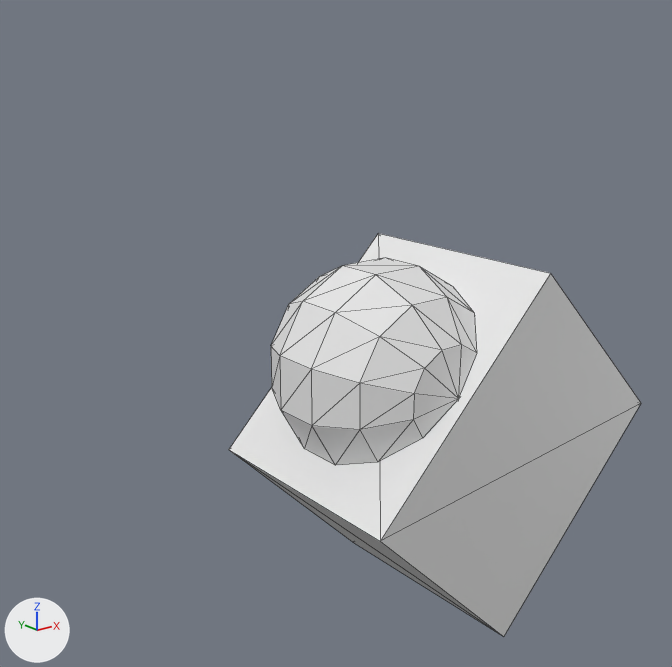
Two versions of the OBJ model assets/meshes/drones/mini5pro/mini5pro__camera.obj, one commit apart.
Before and after are seen from a 50 mm camera at (-0.0755, -0.0182, 0.0607) aimed at (-0.046, 0.0186, 0.046). Arrows for +X, +Y and +Z are at lower left; the lights stay in place. The picture after the commit comes second. Mesh edges are drawn as thin lines. Where no turn or scale is listed for an object, it has been applied to the vertices. Vertices at exactly the same position are counted once.

Script lines for the objects in view, before the commit:
```python
me_mini5pro__camera = bpy.data.meshes.new('mini5pro__camera')
me_mini5pro__camera.from_pydata(...)  # 82 vertices, 156 faces; spans x -0.0496..-0.029, y 0.0109..0.0241, z 0.029..0.0496
ob_mini5pro__camera = bpy.data.objects.new('mini5pro__camera', me_mini5pro__camera)
ob_mini5pro__camera.location = (0.0, 0.0, 0.0)
```
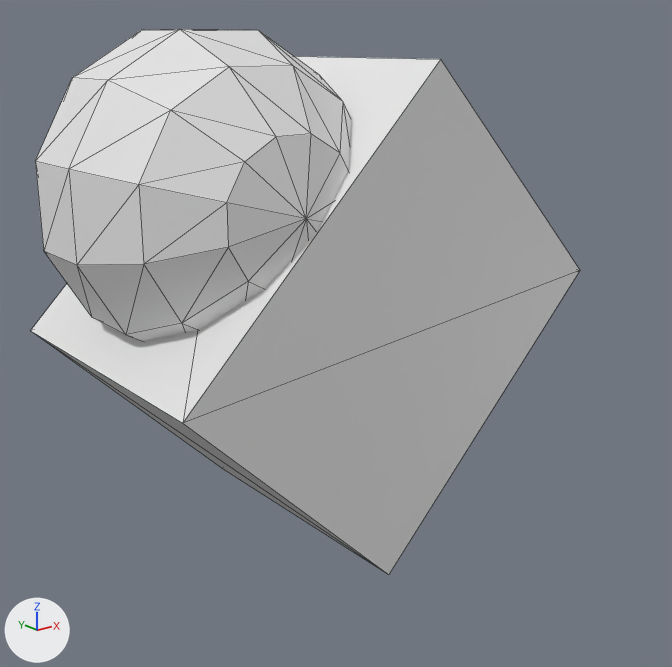
Scene script edits in JSON lines:
```json
{"block": "me_mini5pro__camera", "where": "# used by ob_mini5pro__camera; location = (0.0, 0.0, 0.0)"}
{"op": "remove", "block": "me_mini5pro__camera", "code": "me_mini5pro__camera.from_pydata(...)  # 82 vertices, 156 faces; spans x -0.0496..-0.029, y 0.0109..0.0241, z 0.029..0.0496"}
{"op": "add", "block": "me_mini5pro__camera", "code": "me_mini5pro__camera.from_pydata(...)  # 82 vertices, 156 faces; spans x -0.0612..-0.037, y 0.0102..0.0249, z 0.037..0.0612"}
{"block": "me_mini5pro__camera", "change": "me_mini5pro__camera part 1: the loose piece of 74 vertices spanning x -0.0496..-0.0383, y 0.0116..0.0235, z 0.0383..0.0496 is scaled about its middle by 1.23, then moved by (-0.0103, 0.0, 0.0103)"}
{"block": "me_mini5pro__camera", "change": "me_mini5pro__camera part 2"}
{"op": "set", "path": "me_mini5pro__camera.vertices[0].co", "old": "(-0.029, 0.0241, 0.0402)", "new": "(-0.037, 0.0249, 0.0497)"}
{"op": "set", "path": "me_mini5pro__camera.vertices[1].co", "old": "(-0.0402, 0.0241, 0.029)", "new": "(-0.0497, 0.0249, 0.037)", "note": "pixel (352, 542) -> pixel (221, 467)"}
{"op": "set", "path": "me_mini5pro__camera.vertices[2].co", "old": "(-0.0496, 0.0241, 0.0383)", "new": "(-0.06, 0.0249, 0.0473)", "note": "pixel (228, 449) -> pixel (30, 330)"}
{"op": "set", "path": "me_mini5pro__camera.vertices[3].co", "old": "(-0.0383, 0.0241, 0.0496)", "new": "(-0.0473, 0.0249, 0.06)", "note": "pixel (378, 233) -> not seen"}
{"op": "set", "path": "me_mini5pro__camera.vertices[4].co", "old": "(-0.029, 0.0109, 0.0402)", "new": "(-0.037, 0.0102, 0.0497)", "note": "pixel (641, 403) -> pixel (580, 270)"}
{"op": "set", "path": "me_mini5pro__camera.vertices[5].co", "old": "(-0.0383, 0.0109, 0.0496)", "new": "(-0.0473, 0.0102, 0.06)", "note": "pixel (550, 273) -> pixel (440, 59)"}
{"op": "set", "path": "me_mini5pro__camera.vertices[6].co", "old": "(-0.0496, 0.0109, 0.0383)", "new": "(-0.06, 0.0102, 0.0473)", "note": "pixel (380, 541) -> pixel (182, 423)"}
{"op": "set", "path": "me_mini5pro__camera.vertices[7].co", "old": "(-0.0402, 0.0109, 0.029)", "new": "(-0.0497, 0.0102, 0.037)", "note": "pixel (503, 636) -> pixel (388, 574)"}
```

Where the change shows, as pixel boxes [x1, y1, x2, y2] in the pictures (672 x 667 px; the box of a moved part takes in the faces that stretch with it):
```json
{"object": "mini5pro__camera", "change": "reshaped", "before": [229, 233, 641, 636], "after": [31, 29, 580, 575], "on screen": "33% wider, 35% taller"}
{"part": 1, "of": "me_mini5pro__camera", "change": "moved or reshaped", "before": [271, 258, 477, 465], "after": [35, 29, 351, 341]}
{"part": 2, "of": "me_mini5pro__camera", "change": "moved or reshaped", "before": [229, 233, 641, 636], "after": [31, 56, 580, 575]}
```
